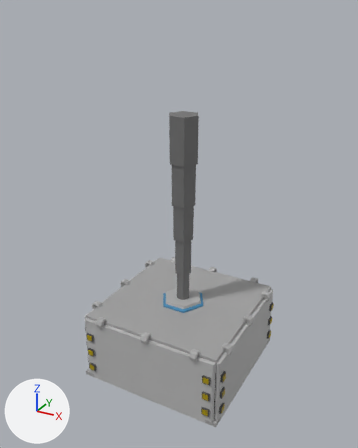
The FBX model Assets/Assets/Meshes/Misc_Meshes/Level Box.fbx, before and after one commit.
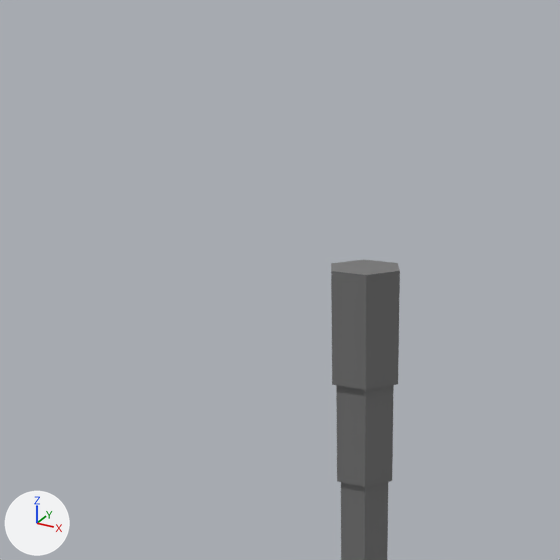
Each version is shown whole from a 50 mm lens placed at (0.289, -0.537, 0.486), pointed at (-0.002, -0.008, 0.221), then close up on the part from 8% to 75% of the width and 0% to 53% of the height. The lights are fixed; the arrows at lower left show +X, +Y and +Z. Where no turn or scale is listed for an object, it has been applied to the vertices.

In view in the first close-up: 'Piston_1', 'Piston_2', 'Piston_3'.
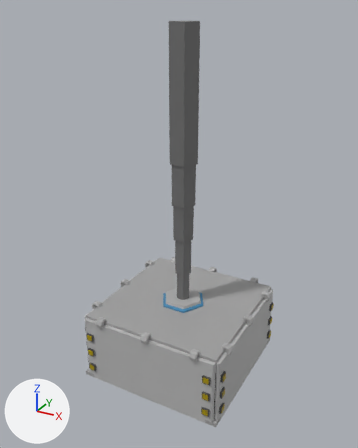
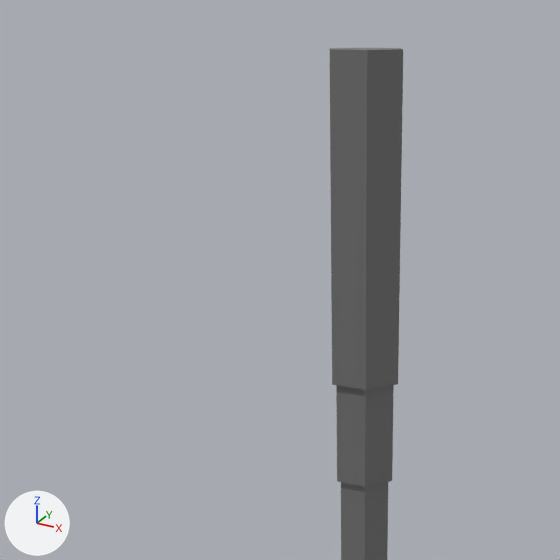
Commit message: making level box taller

What the commit changed:
me_mesh_002 has 14 vertices, 18 faces and spans x -0.0203..0.0203, y -0.0176..0.0176, z 0.0..0.0604.
me_mesh_002 is used by ob_piston_1; location (0.0, 0.0, 0.3045).
Before the commit, vertices of me_mesh_002: 6 (0.0102, 0.0176, 0.0604) at pixel (397, 263), 7 (-0.0102, 0.0176, 0.0604) at pixel (363, 259), 8 (-0.0203, 0.0, 0.0604) at pixel (331, 263), 9 (-0.0102, -0.0176, 0.0604) at pixel (331, 271), 10 (0.0102, -0.0176, 0.0604) at pixel (366, 274).
Before the commit, vertices of me_mesh_002: 11 (0.0203, 0.0, 0.0604) at pixel (399, 270), 13 (0.0, 0.0, 0.0604) at pixel (365, 266).
Part 1, on me_mesh_002:
Vertices 6 to 11, 13 of me_mesh_002 move by (0.0, 0.0, 0.1053).

Changed parts and their boxes (x1, y1, x2, y2) in the close-ups (560 x 560 px):
'Piston_1', reshaped (160% taller): before (331, 259, 400, 390); after (330, 48, 403, 390)
